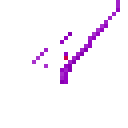
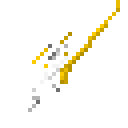
The second 128px x 128px image is a revision of the first. Changes to its layers:
painted on "Copie de hdd_lilac_beam_gunblade_revised_charging_0_e.png" over [28, 0, 120, 112]
